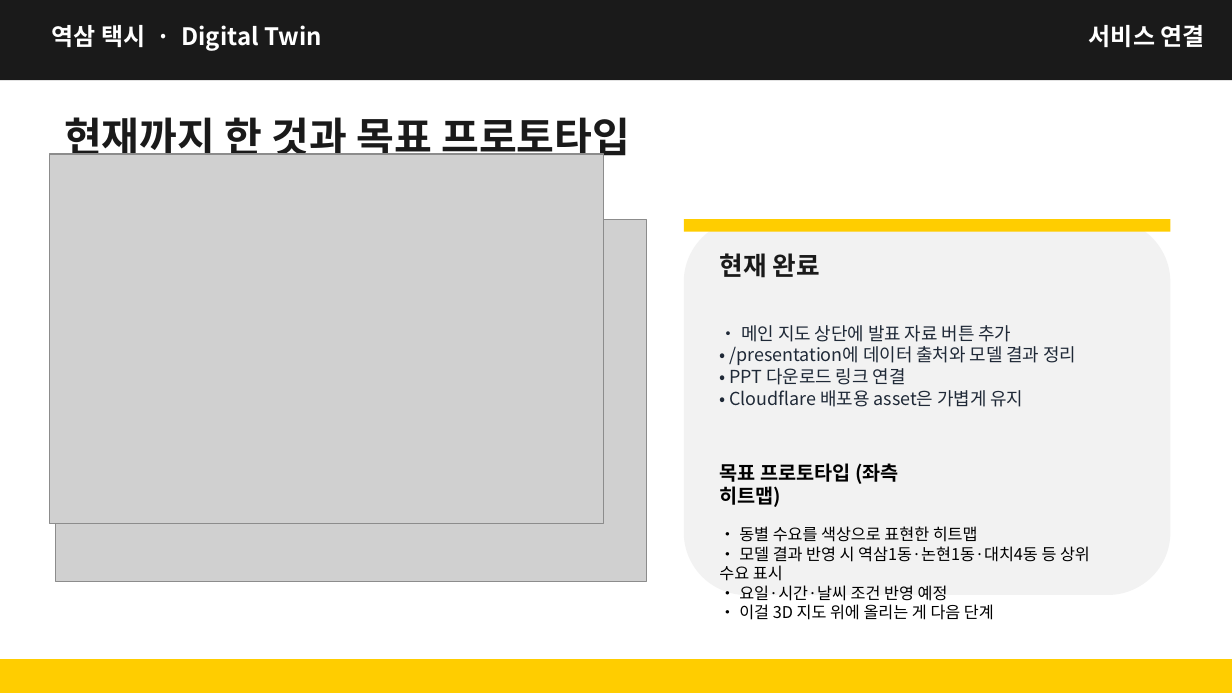
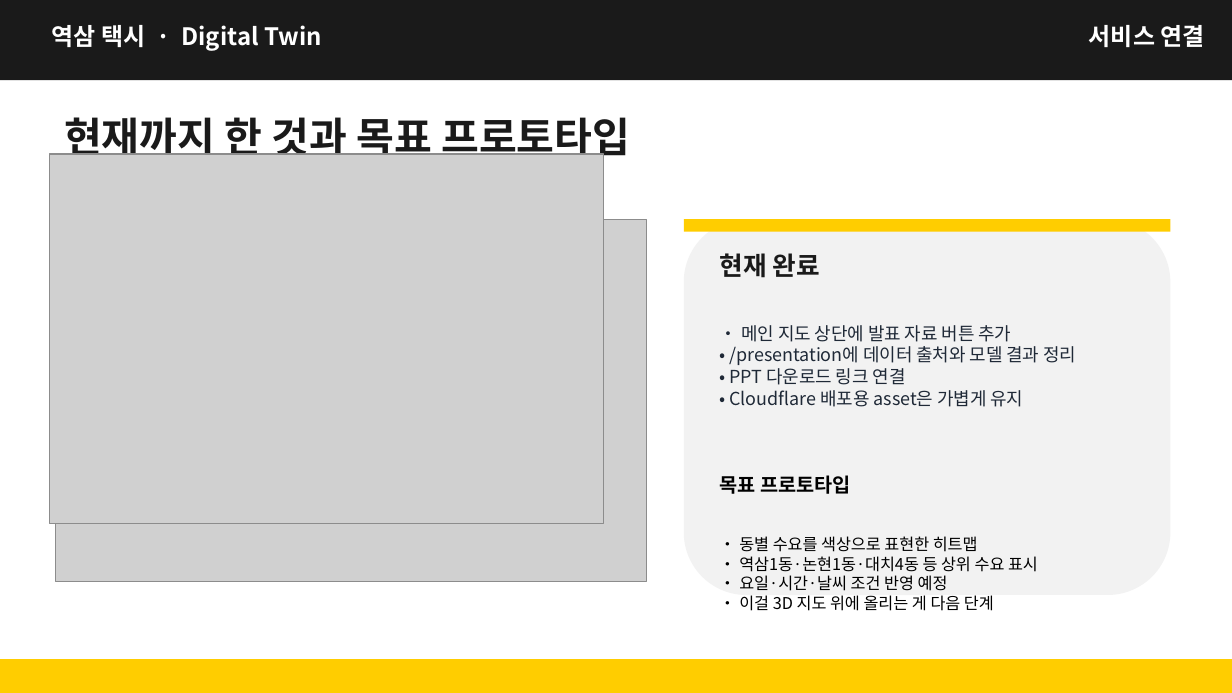
Before and after one commit to kimcanal/yeoksam-taxi, a slide deck: slide 12 of public/a-eye-presentation/A-Eye_midterm_data_collection_forecast.pptx. Drawn at 1232x693 pixels with LibreOffice and Linux fonts; fonts in the diff are those of the drawing; grey boxes stand for pictures. Boxes give left, top, right and bottom in pixels: in the first picture for what was removed or moved away, otherwise in the second. Text is boxed around its words. In the diff, an @@ line names an element or a change of style, - is before the commit and + after.

```diff
--- a/public/a-eye-presentation/A-Eye_midterm_data_collection_forecast.pptx
+++ b/public/a-eye-presentation/A-Eye_midterm_data_collection_forecast.pptx
@@ text at [719,475,851,494]: text changed @@
-목표 프로토타입 (좌측 히트맵)
+목표 프로토타입
@@ text at [739,556,1038,572]: text changed @@
-• 모델 결과 반영 시 역삼1동·논현1동·대치4동 등 상위 수요 표시
+• 역삼1동·논현1동·대치4동 등 상위 수요 표시
```
Also in this commit, not shown: 10 other slides changed.
